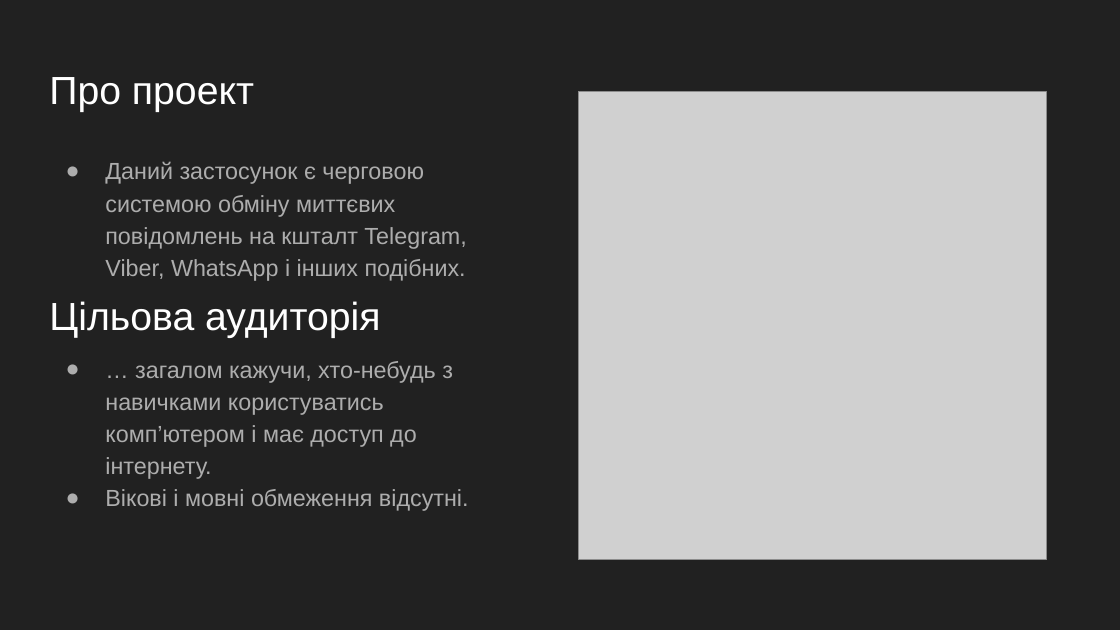
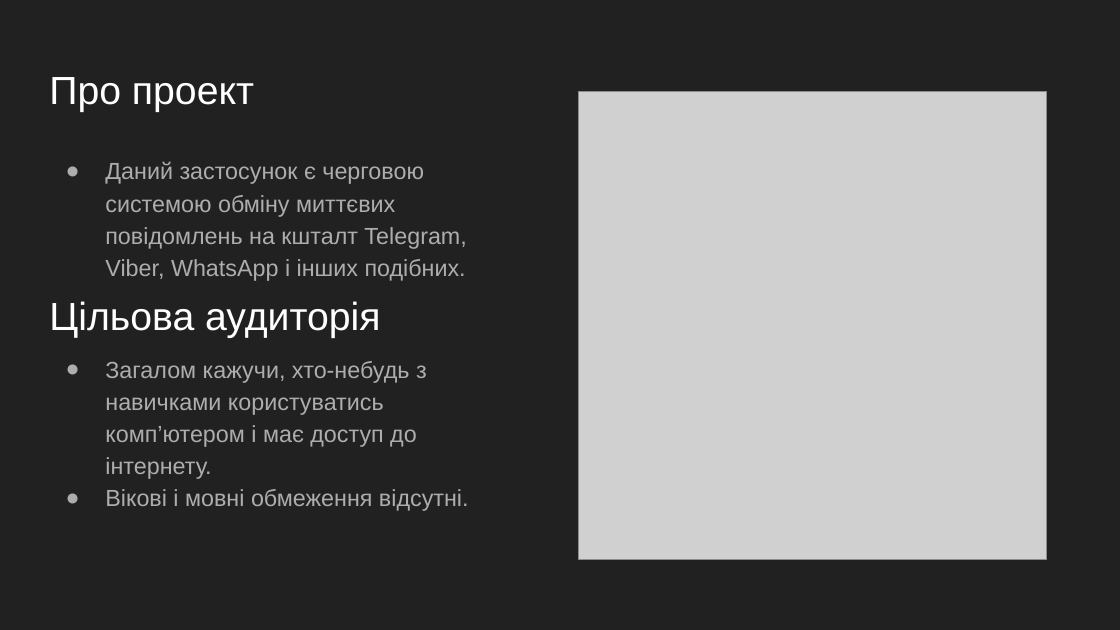
Before and after one commit to witalikh/JustAnotherMessagingApp, a slide deck: slide 2 of Documents/Just Another Messaging App.pptx. Drawn at 1120x630 pixels with LibreOffice and Linux fonts; fonts in the diff are those of the drawing; grey boxes stand for pictures. Boxes give left, top, right and bottom in pixels: in the first picture for what was removed or moved away, otherwise in the second. Text is boxed around its words. In the diff, an @@ line names an element or a change of style, - is before the commit and + after.

Commit message:
small changes in presentation

```diff
--- a/Documents/Just Another Messaging App.pptx
+++ b/Documents/Just Another Messaging App.pptx
@@ text at [105, 361, 427, 479]: text changed @@
-● … загалом кажучи, хто-небудь з навичками користуватись комп’ютером і має доступ до інтернету.
+● Загалом кажучи, хто-небудь з навичками користуватись комп’ютером і має доступ до інтернету.
```
Also in this commit, not shown: 2 other slides changed.
